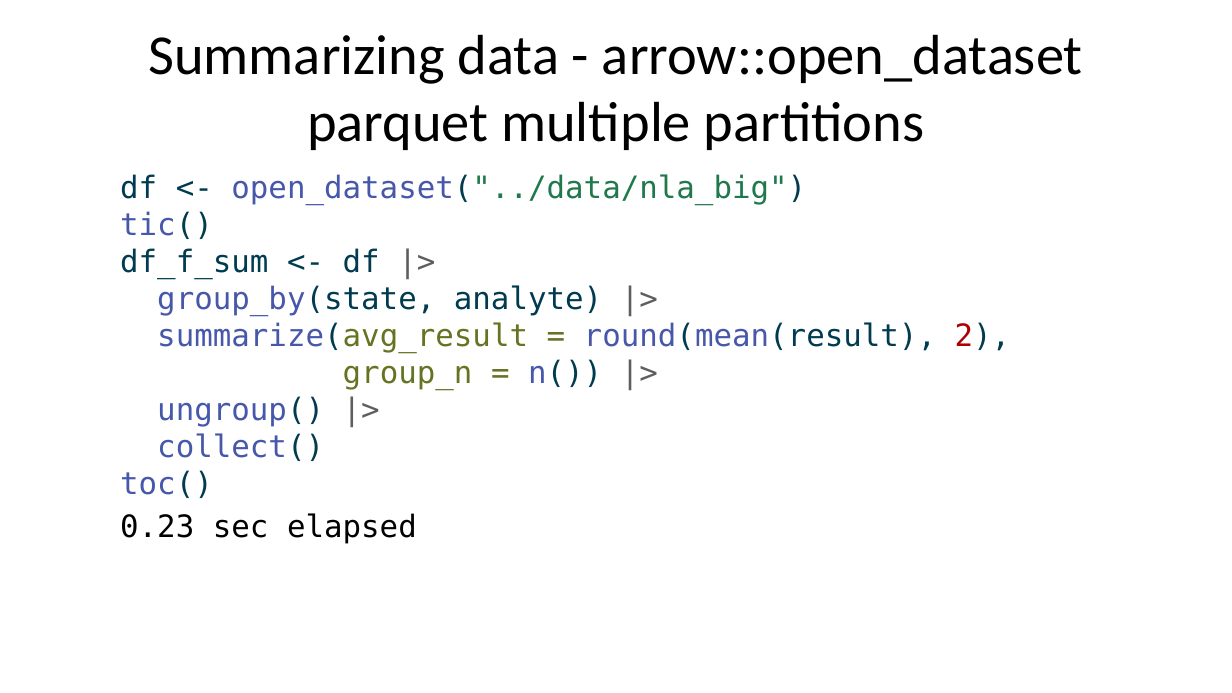
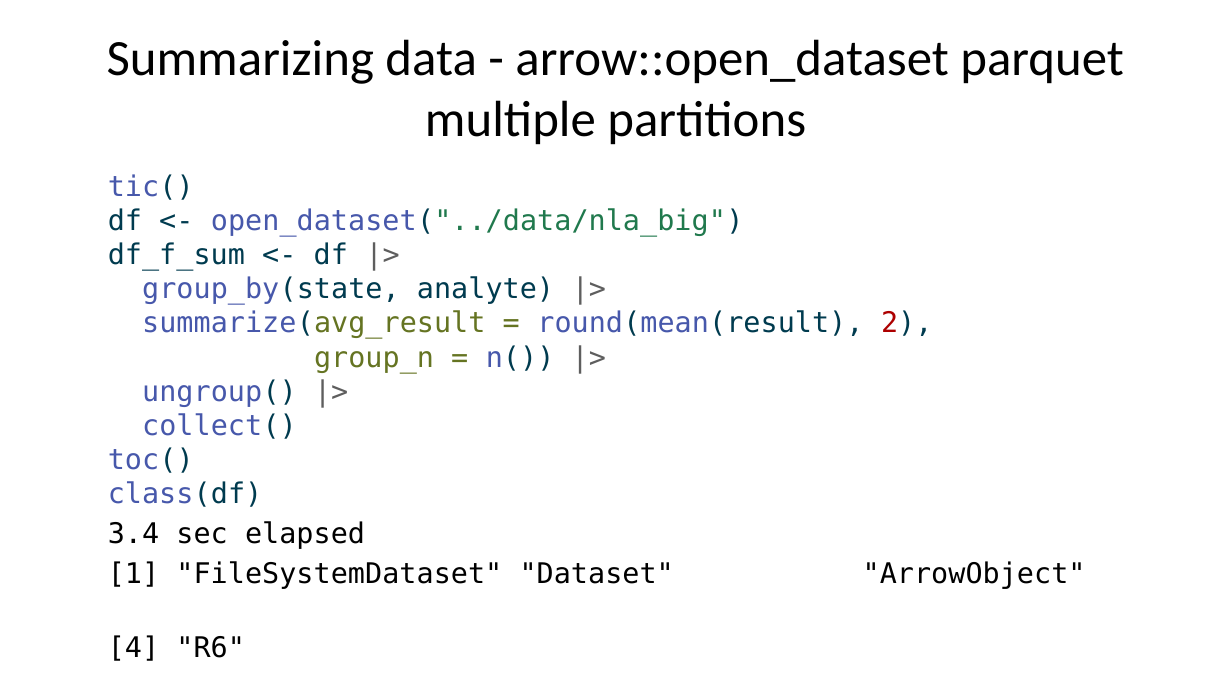
Before and after one commit to USEPA/biggish_data_r, a slide deck: slide 33 of presentation/biggish_data.pptx (slide 29 before the commit). Drawn at 1232x693 pixels with LibreOffice and Linux fonts; fonts in the diff are those of the drawing. Boxes give left, top, right and bottom in pixels: in the first picture for what was removed or moved away, otherwise in the second. Text is boxed around its words. In the diff, an @@ line names an element or a change of style, - is before the commit and + after.

```diff
--- a/presentation/biggish_data.pptx
+++ b/presentation/biggish_data.pptx
@@ title "Summarizing data - arrow::open_dataset parquet ..." at (107,39,1124,145): size 33 to 29.7 pt @@
@@ text at (108,174,1086,589): text changed; size 18 to 16.6 pt @@
-df <- open_dataset("../data/nla_big")
-tic()
-df_f_sum <- df |>
-group_by(state, analyte) |>
-summarize(avg_result = round(mean(result), 2),
-group_n = n()) |>
-ungroup() |>
-collect()
-toc()
-0.23 sec elapsed
+tic()
+df <- open_dataset("../data/nla_big")
+df_f_sum <- df |>
+group_by(state, analyte) |>
+summarize(avg_result = round(mean(result), 2),
+group_n = n()) |>
+ungroup() |>
+collect()
+toc()
+class(df)
+3.4 sec elapsed
+[1] "FileSystemDataset" "Dataset" "ArrowObject"
+[4] "R6"
```
Also in this commit, not shown: 32 other slides changed, 4 slides added, 4 other files.
